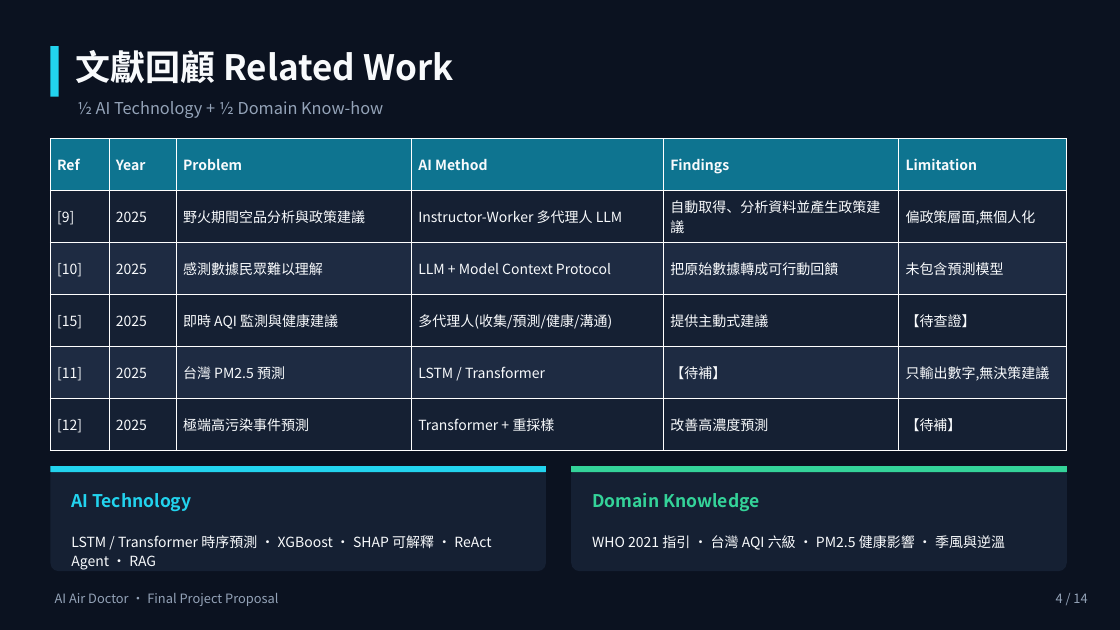
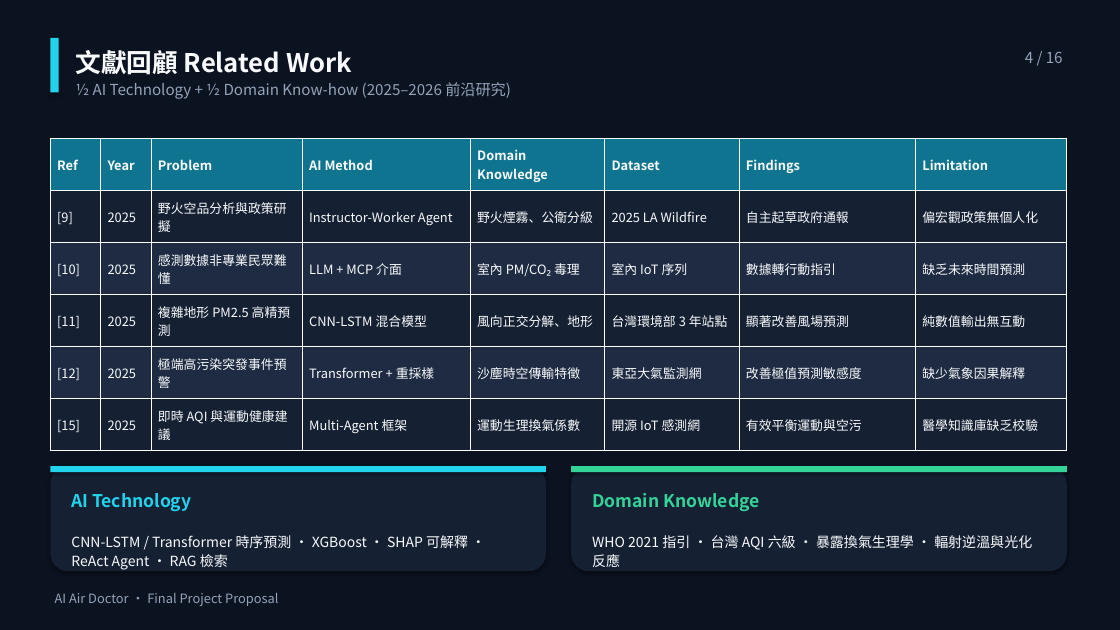
Before and after one commit to aghoniln/IOT_group_proposal, a slide deck: slide 4 of docs/Proposal_AI_Air_Doctor.pptx. Drawn at 1120x630 pixels with LibreOffice and Linux fonts; fonts in the diff are those of the drawing. Boxes give left, top, right and bottom in pixels: in the first picture for what was removed or moved away, otherwise in the second. Text is boxed around its words. In the diff, an @@ line names an element or a change of style, - is before the commit and + after.

```diff
--- a/docs/Proposal_AI_Air_Doctor.pptx
+++ b/docs/Proposal_AI_Air_Doctor.pptx
@@ background #0B1220 to #FFFFFF @@
@@ rectangle added at [0, 0, 1120, 630], fill #0B1220 @@
@@ shadow on in 3 elements at [50, 466, 546, 472], [571, 466, 1067, 472], [50, 38, 59, 92] @@
@@ rectangle: place and size @@
-rectangle at [50, 46, 59, 97]
+rectangle at [50, 38, 59, 92]
@@ text "文獻回顧 Related Work" at [76, 50, 352, 75]: size 30 to 22 pt @@
@@ text added at [1025, 52, 1063, 63], 13 pt, text #94A3B8 @@
+4 / 16
@@ text at [76, 82, 511, 99]: text changed; size 14 to 13 pt @@
-½ AI Technology + ½ Domain Know-how
+½ AI Technology + ½ Domain Know-how (2025–2026 前沿研究)
@@ table at [50, 139, 1067, 451] @@
-column 1: Ref | [9] | [10] | [15] | [11] | [12]
+column 1: Ref | [9] | [10] | [11] | [12] | [15]
-column 3: Problem | 野火期間空品分析與政策建議 | 感測數據民眾難以理解 | 即時 AQI 監測與健康建議 | 台灣 PM2.5 預測 | 極端高污染事件預測
-column 4: AI Method | Instructor-Worker 多代理人 LLM | LLM + Model Context Protocol | 多代理人(收集/預測/健康/溝通) | LSTM / Transformer | Transformer + 重採樣
-column 5: Findings | 自動取得、分析資料並產生政策建議 | 把原始數據轉成可行動回饋 | 提供主動式建議 | 【待補】 | 改善高濃度預測
-column 6: Limitation | 偏政策層面,無個人化 | 未包含預測模型 | 【待查證】 | 只輸出數字,無決策建議 | 【待補】
+column 3: Problem | 野火空品分析與政策研擬 | 感測數據非專業民眾難懂 | 複雜地形 PM2.5 高精預測 | 極端高污染突發事件預警 | 即時 AQI 與運動健康建議
+column 4: AI Method | Instructor-Worker Agent | LLM + MCP 介面 | CNN-LSTM 混合模型 | Transformer + 重採樣 | Multi-Agent 框架
+column 5: Domain Knowledge | 野火煙霧、公衛分級 | 室內 PM/CO₂ 毒理 | 風向正交分解、地形 | 沙塵時空傳輸特徵 | 運動生理換氣係數
+column 6: Dataset | 2025 LA Wildfire | 室內 IoT 序列 | 台灣環境部 3 年站點 | 東亞大氣監測網 | 開源 IoT 感測網
+column 7: Findings | 自主起草政府通報 | 數據轉行動指引 | 顯著改善風場預測 | 改善極值預測敏感度 | 有效平衡運動與空污
+column 8: Limitation | 偏宏觀政策無個人化 | 缺乏未來時間預測 | 純數值輸出無互動 | 缺少氣象因果解釋 | 醫學知識庫缺乏校驗
@@ rounded rectangle at [50, 466, 546, 571]: shadow on; proportions changed @@
@@ rounded rectangle at [571, 466, 1067, 571]: shadow on; proportions changed @@
@@ text at [71, 535, 468, 570]: text changed @@
-LSTM / Transformer 時序預測 · XGBoost · SHAP 可解釋 · ReAct Agent · RAG
+CNN-LSTM / Transformer 時序預測 · XGBoost · SHAP 可解釋 · ReAct Agent · RAG 檢索
@@ text at [592, 535, 1032, 567]: text changed @@
-WHO 2021 指引 · 台灣 AQI 六級 · PM2.5 健康影響 · 季風與逆溫
+WHO 2021 指引 · 台灣 AQI 六級 · 暴露換氣生理學 · 輻射逆溫與光化反應
@@ text removed at [1056, 593, 1087, 603] @@
-4 / 14
```
Also in this commit, not shown: 9 other slides changed, 6 slides added, 4 slides removed, 7 other files.
